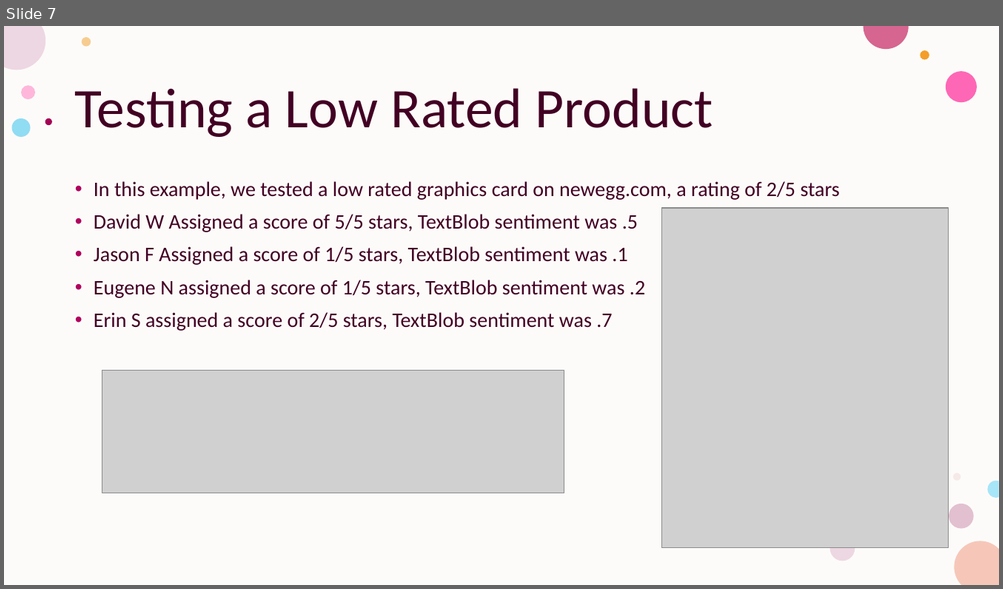
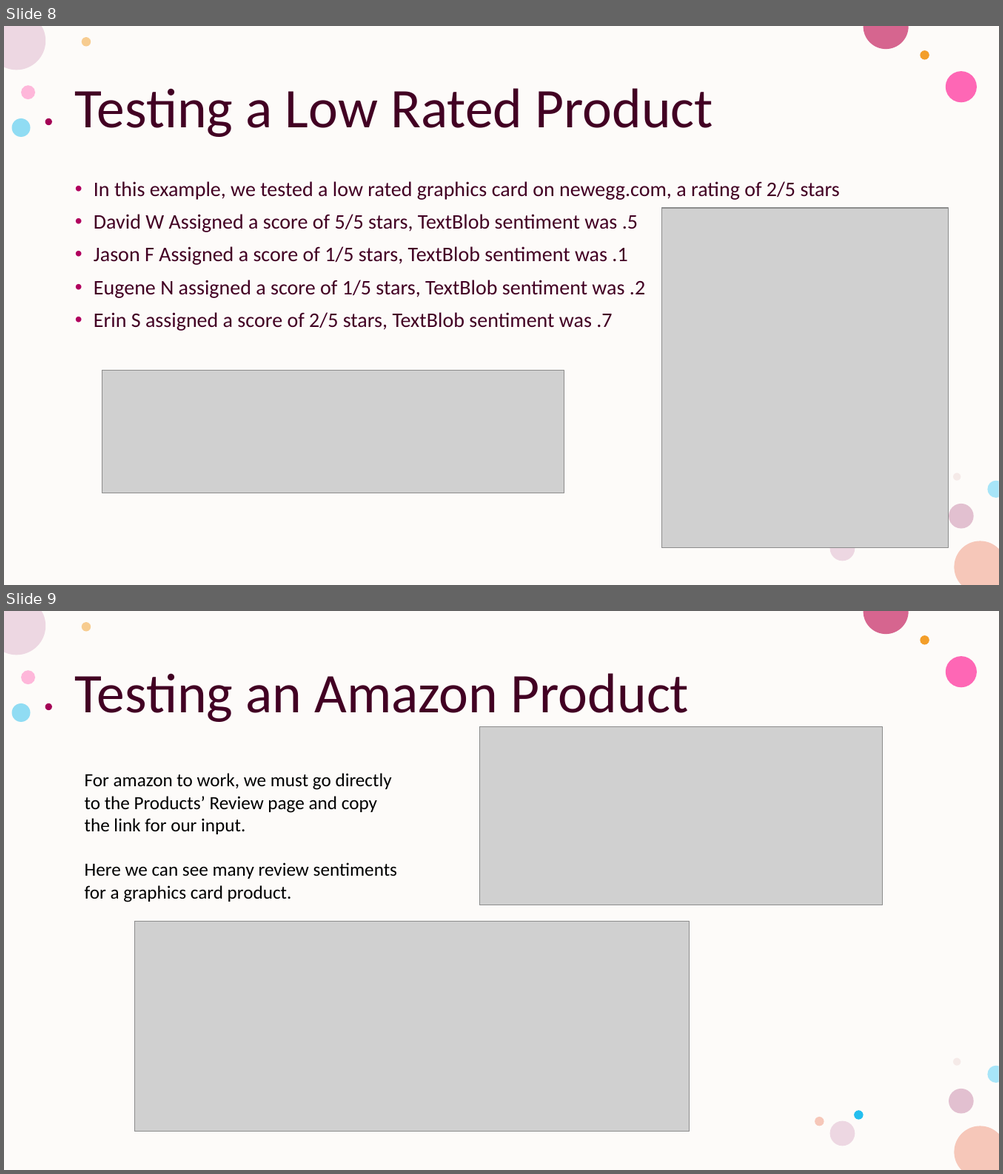
Before and after one commit to AriKaminski/PythonGrp, a slide deck: SentimentAnalysisProj.pptx. Shown one above the other, each under a label of ours: slide 7 before the commit, slides 8 and 9 after it. The pictures are 1003x589 and 1003x1174 pixels, drawn with LibreOffice and Linux fonts; fonts in the diff are those of the drawing; grey boxes stand for pictures. Boxes give left, top, right and bottom in pixels: in the first picture for what was removed or moved away, otherwise in the second. Text is boxed around its words. In the diff, an @@ line names an element or a change of style, - is before the commit and + after.

Commit message:
removed NeweggAmazon added NeweggAmazonfinal
Final changes to code
NeweggFinal works for just Newegg, NeweggAmazon works for both.
Added more slides to powerpoint

```diff
--- a/SentimentAnalysisProj.pptx
+++ b/SentimentAnalysisProj.pptx
@@ slide 9 added at bbox=[4, 611, 999, 1170], background #FFFFFF; not listed: 14 template elements that a slide beside it also shows @@
@@ title added at bbox=[75, 673, 689, 722], 54 pt, text #420023 @@
+Testing an Amazon Product
@@ picture added at bbox=[479, 727, 882, 906] @@
@@ text added at bbox=[85, 773, 397, 903], 18 pt, text #000000 @@
+For amazon to work, we must go directly to the Products’ Review page and copy the link for our input.
+Here we can see many review sentiments for a graphics card product.
@@ picture added at bbox=[134, 921, 689, 1132] @@
@@ ellipse added at bbox=[814, 1118, 823, 1127], fill #F6C7B9 @@
@@ ellipse added at bbox=[854, 1111, 862, 1120], fill #24BEEE @@
@@ what was slide 7 is now slide 8 @@
```
Also in this commit, not shown: 1 slide changed, 2 other slides added, 1 slide removed, 2 other files.
